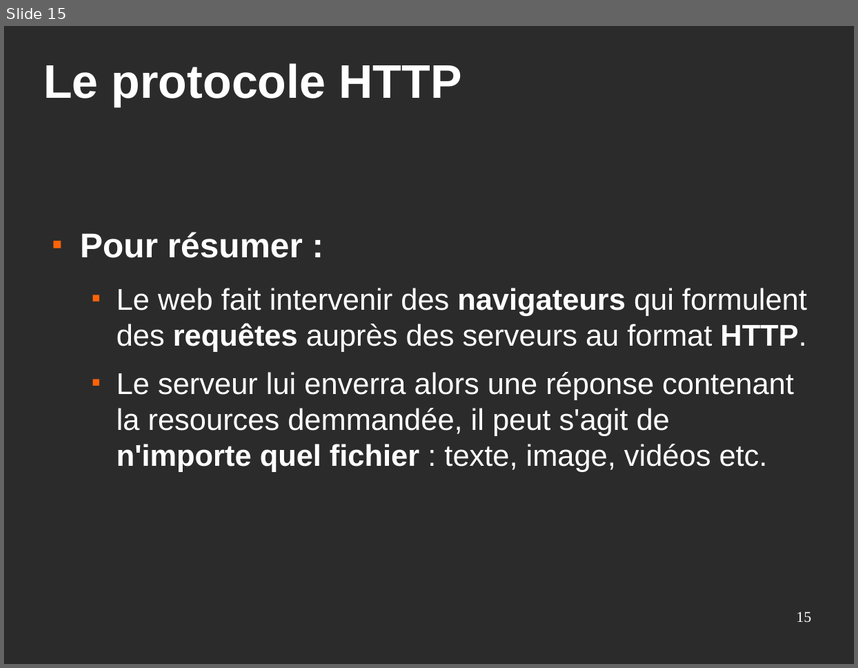
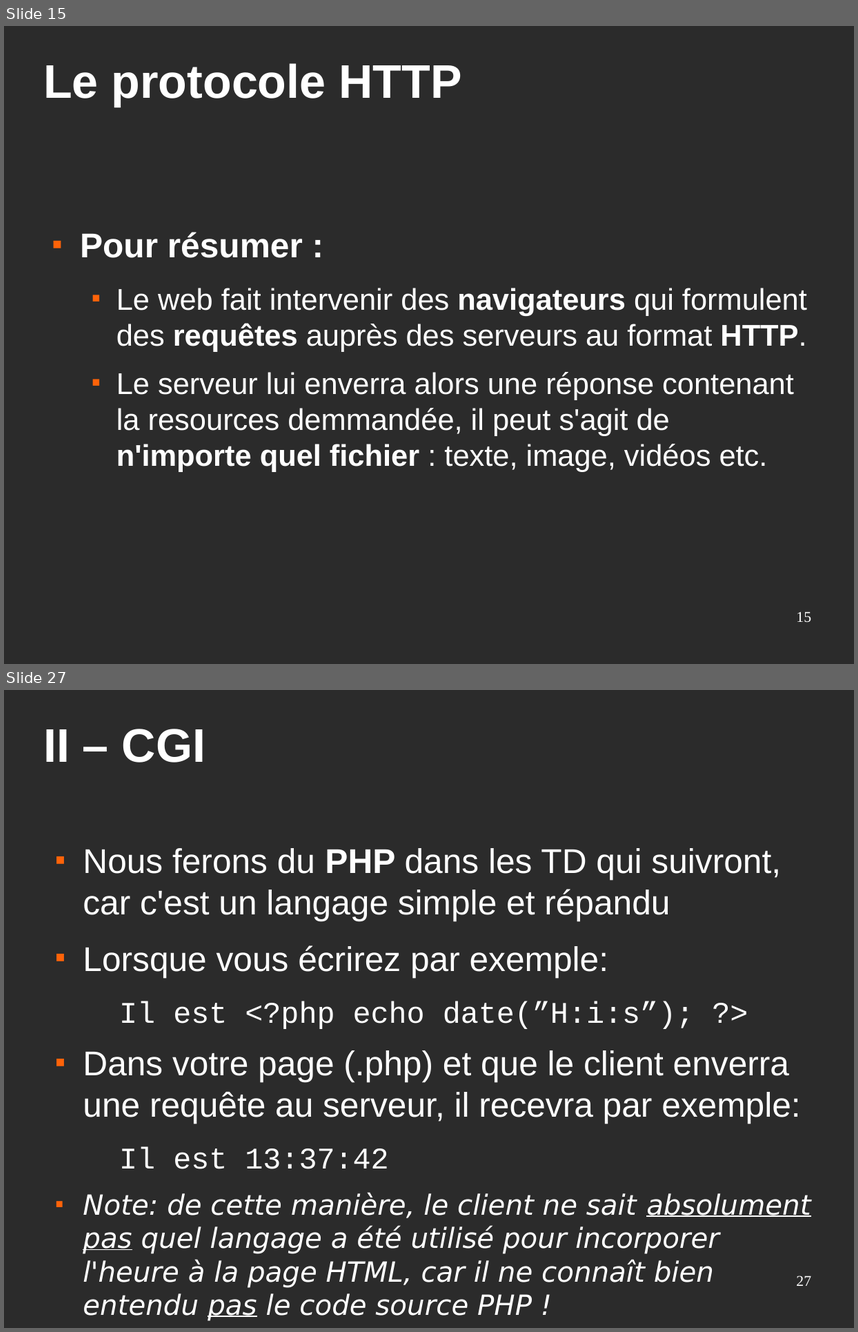
Before and after one commit to Eirbware/Formation, a slide deck: presentations/fondements.odp. Shown one above the other, each under a label of ours: slide 15 before the commit, slides 15 and 27 after it; the slides between them are not shown. The pictures are 858x668 and 858x1332 pixels, drawn with LibreOffice and Linux fonts; fonts in the diff are those of the drawing; background and template pictures are left out; a plain dark background stands for a picture behind light text. Boxes give left, top, right and bottom in pixels: in the first picture for what was removed or moved away, otherwise in the second. Text is boxed around its words. In the diff, an @@ line names an element or a change of style, - is before the commit and + after.

```diff
--- a/presentations/fondements.odp
+++ b/presentations/fondements.odp
@@ slide 27 added at bbox=[4, 690, 854, 1328], background picture (left out) @@
@@ title added at bbox=[43, 729, 205, 762], 44 pt, text #FFFFFF, bold @@
+II – CGI
@@ text added at bbox=[83, 848, 811, 1315], 32 pt, text #FFFFFF @@
+■ Nous ferons du PHP dans les TD qui suivront, car c'est un langage simple et répandu
+■ Lorsque vous écrirez par exemple:
+  Il est <?php echo date(”H:i:s”); ?>
+■ Dans votre page (.php) et que le client enverra une requête au serveur, il recevra par exemple:
+  Il est 13:37:42
+■ Note: de cette manière, le client ne sait absolument pas quel langage a été utilisé pour incorporer l'heure à la page HTML, car il ne connaît bien entendu pas le code source PHP !
@@ page number added at bbox=[796, 1275, 811, 1285], 14 pt, text #FFFFFF @@
+27
```
Also in this commit, not shown: 3 slides changed, 13 other slides added.
